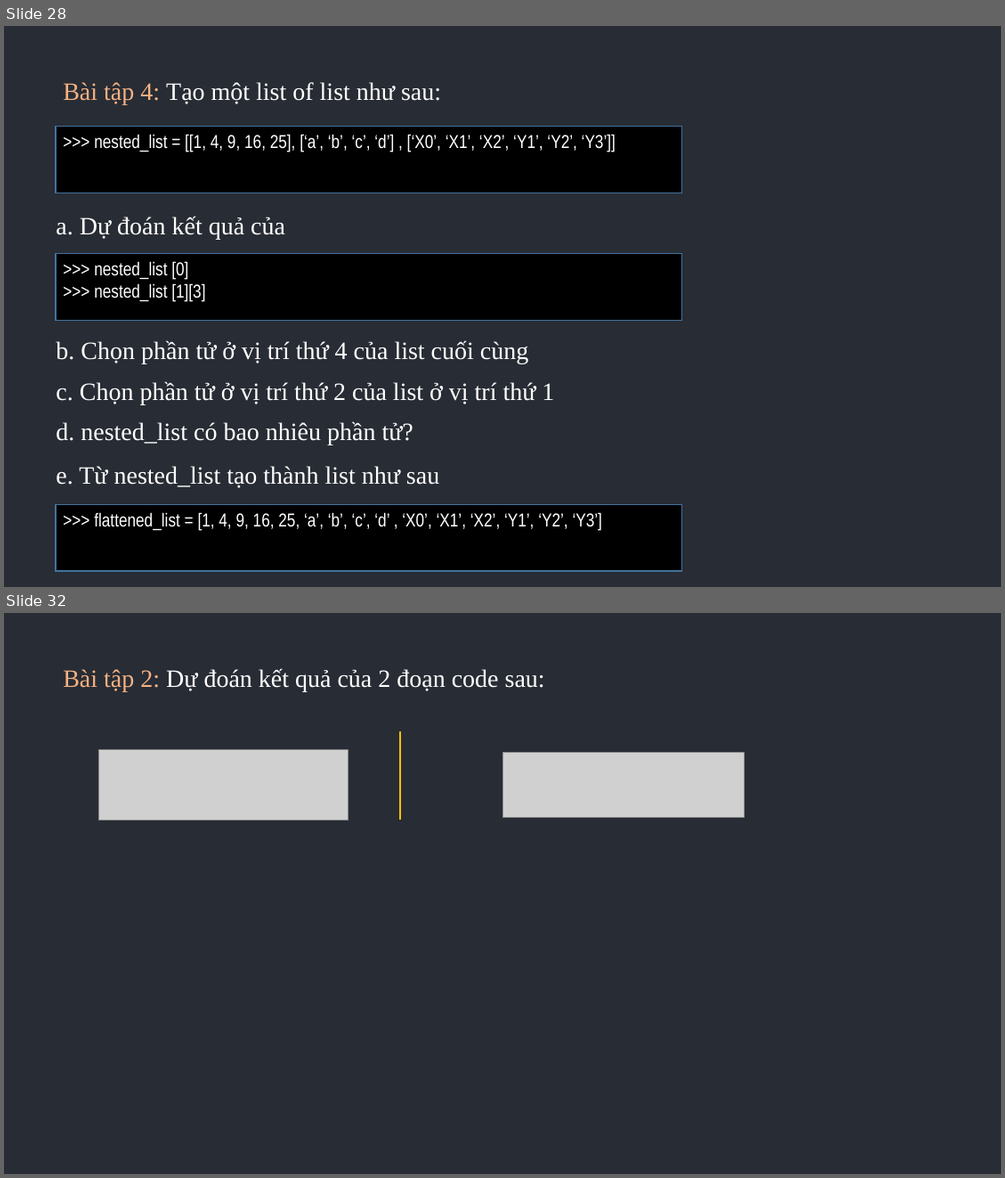
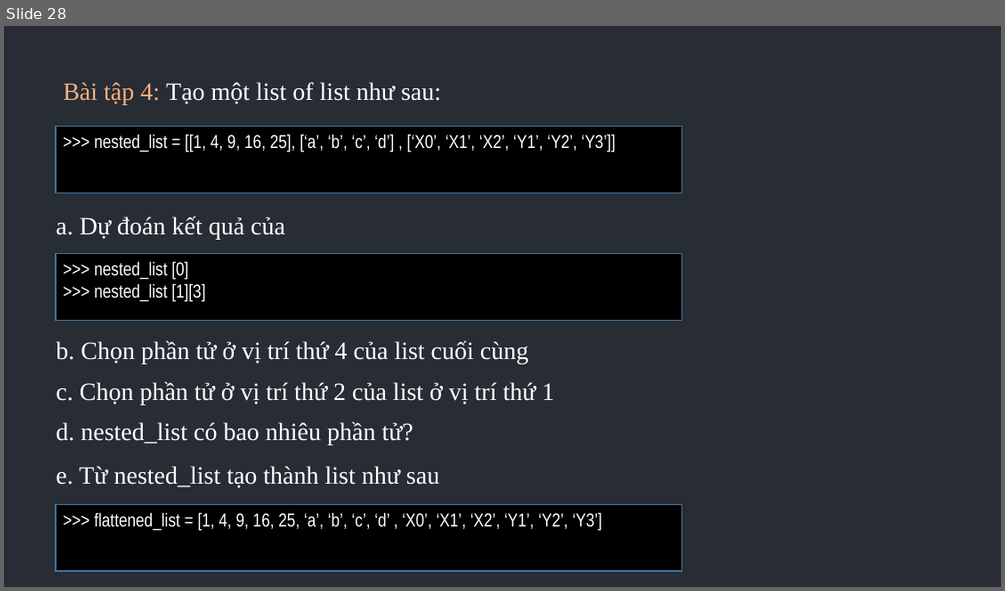
Before and after one commit to KataNguyen/datadriven-project, a slide deck: corp_training/Python Training - Week 1.pptx. Shown one above the other, each under a label of ours: slides 28 and 32 before the commit, slide 28 after it; the slides between them are not shown. The pictures are 1005x1178 and 1005x591 pixels, drawn with LibreOffice and Linux fonts; fonts in the diff are those of the drawing; grey boxes stand for pictures. Boxes give left, top, right and bottom in pixels: in the first picture for what was removed or moved away, otherwise in the second. Text is boxed around its words. In the diff, an @@ line names an element or a change of style, - is before the commit and + after.

```diff
--- a/corp_training/Python Training - Week 1.pptx
+++ b/corp_training/Python Training - Week 1.pptx
@@ slide 32 removed at box(4, 613, 1001, 1174), background #282C34 @@
@@ text removed at box(63, 668, 545, 691) @@
-Bài tập 2: Dự đoán kết quả của 2 đoạn code sau:
@@ line removed from (400, 732) to (400, 819) @@
@@ picture removed at box(99, 750, 348, 819) @@
@@ picture removed at box(502, 752, 744, 817) @@
```
Also in this commit, not shown: 19 other slides removed, 15 other files.
